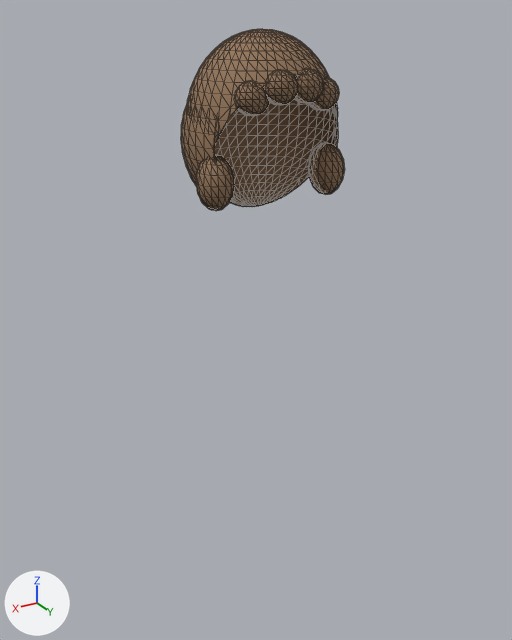
Before and after pictures for a commit that changed the glTF model modules/Wardrobe/Models/Hair/bob.glb.
One viewpoint serves both versions: a 50 mm lens placed at (0.724, 1.177, 1.841), pointed at (-0.007, -0.04, 1.232). The axes (+X, +Y, +Z) are drawn at lower left. The lights are the same throughout. The older version comes first. Mesh edges are drawn as thin lines.

Names of what the first picture shows: 'Head'.
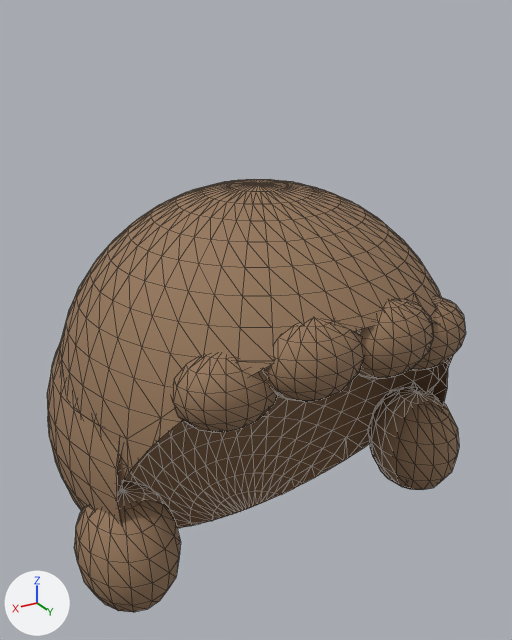
Pixel boxes [x1, y1, x2, y2] of what changed, in the pictures (512 x 640 px; the box of a moved part takes in the faces that stretch with it):
'Head', reshaped, moved (155% wider, 137% taller): before [181, 29, 345, 211]; after [47, 179, 466, 612]
part 1 of me_head, moved or reshaped: before [308, 77, 339, 111]; after [411, 296, 466, 371]
part 2 of me_head, moved or reshaped: before [294, 68, 324, 104]; after [357, 298, 433, 379]
part 3 of me_head, moved or reshaped: before [264, 70, 298, 105]; after [262, 320, 364, 402]
part 4 of me_head, moved or reshaped: before [234, 81, 269, 116]; after [171, 354, 278, 432]
part 5 of me_head, moved or reshaped: before [308, 142, 345, 194]; after [368, 387, 459, 490]
part 6 of me_head, moved or reshaped: before [196, 154, 234, 211]; after [74, 481, 181, 612]
part 7 of me_head, moved or reshaped: before [181, 29, 338, 207]; after [47, 179, 454, 528]

The change, as a diff of the scene's bpy script:
```diff
--- a/modules/Wardrobe/Models/Hair/bob.glb.py
+++ b/modules/Wardrobe/Models/Hair/bob.glb.py
@@ me_head @@
 # used by ob_head; location = (0.0, 0.0, 1.48)
-me_head.from_pydata(...)  # 1851 vertices, 3542 faces; spans x -0.159..0.159, y -0.162..0.122, z 0.007..0.338
+me_head.from_pydata(...)  # 1851 vertices, 3542 faces; spans x -0.47..0.47, y -0.48..0.362, z -0.014..0.814
+# me_head part 1: the loose piece of 114 vertices spanning x -0.108..-0.04, y 0.058..0.106, z 0.199..0.259 is scaled about its middle by (2.96, 2.96, 2.51), then moved by (-0.146, 0.161, 0.313)
+# me_head part 2: the loose piece of 114 vertices spanning x -0.061..0.007, y 0.075..0.122, z 0.216..0.276 is scaled about its middle by (2.96, 2.96, 2.51), then moved by (-0.053, 0.193, 0.338)
+# me_head part 3: the loose piece of 114 vertices spanning x -0.007..0.061, y 0.075..0.122, z 0.216..0.276 is scaled about its middle by (2.96, 2.96, 2.51), then moved by (0.053, 0.193, 0.338)
+# me_head part 4: the loose piece of 114 vertices spanning x 0.041..0.108, y 0.058..0.106, z 0.199..0.259 is scaled about its middle by (2.96, 2.96, 2.51), then moved by (0.146, 0.161, 0.313)
+# me_head part 5: the loose piece of 114 vertices spanning x -0.159..-0.091, y -0.007..0.074, z 0.028..0.132 is scaled about its middle by (2.96, 2.96, 2.51), then moved by (-0.245, 0.066, 0.088)
+# me_head part 6: the loose piece of 114 vertices spanning x 0.091..0.159, y -0.007..0.074, z 0.028..0.132 is scaled about its middle by (2.96, 2.96, 2.51), then moved by (0.245, 0.066, 0.088)
+# me_head part 7: 1167 of 1851 vertices moved; they spanned x -0.153..0.153, y -0.162..0.111, z 0.007..0.338 and now span x -0.452..0.452, y -0.48..0.328, z -0.014..0.814; mean shift (0.0, -0.067, 0.273); largest move (-0.11, -0.091, 0.072) -> (-0.167, 0.16, 0.652)
 me_head.materials.append(mat_hair)
@@ ob_head @@
 ob_head = bpy.data.objects.new('Head', me_head)
-ob_head.location = (0.0, 0.0, 1.48)
+ob_head.location = (0.0, 0.0, 0.72)
```
